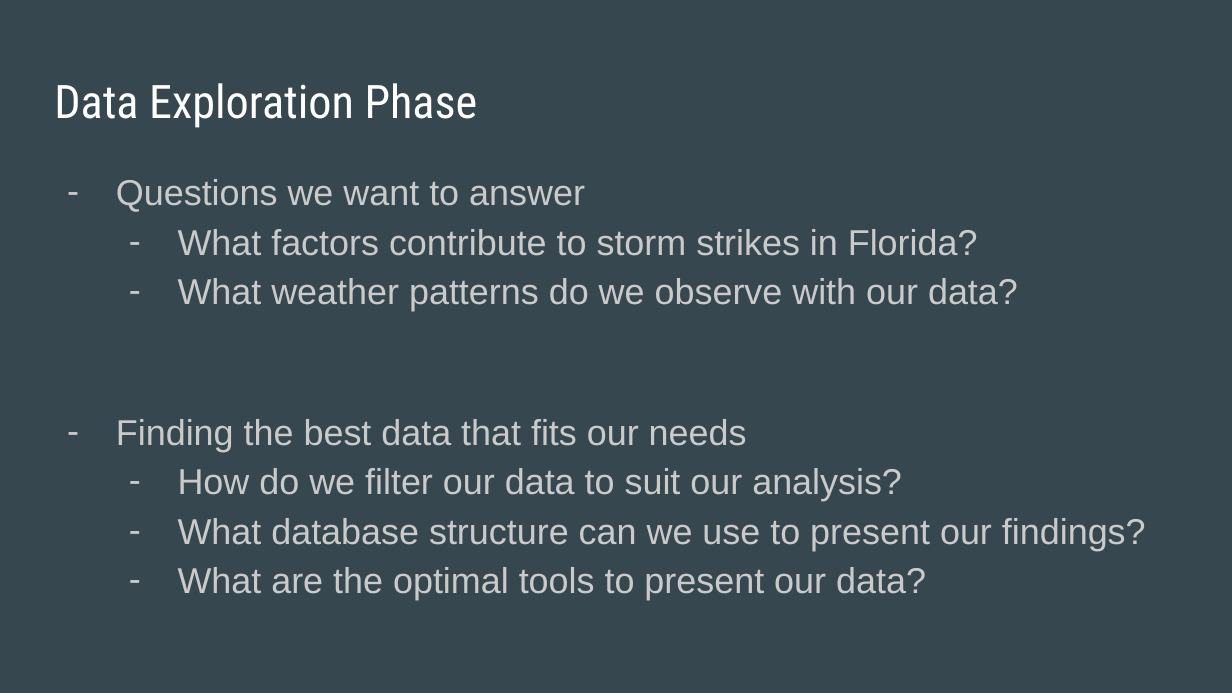
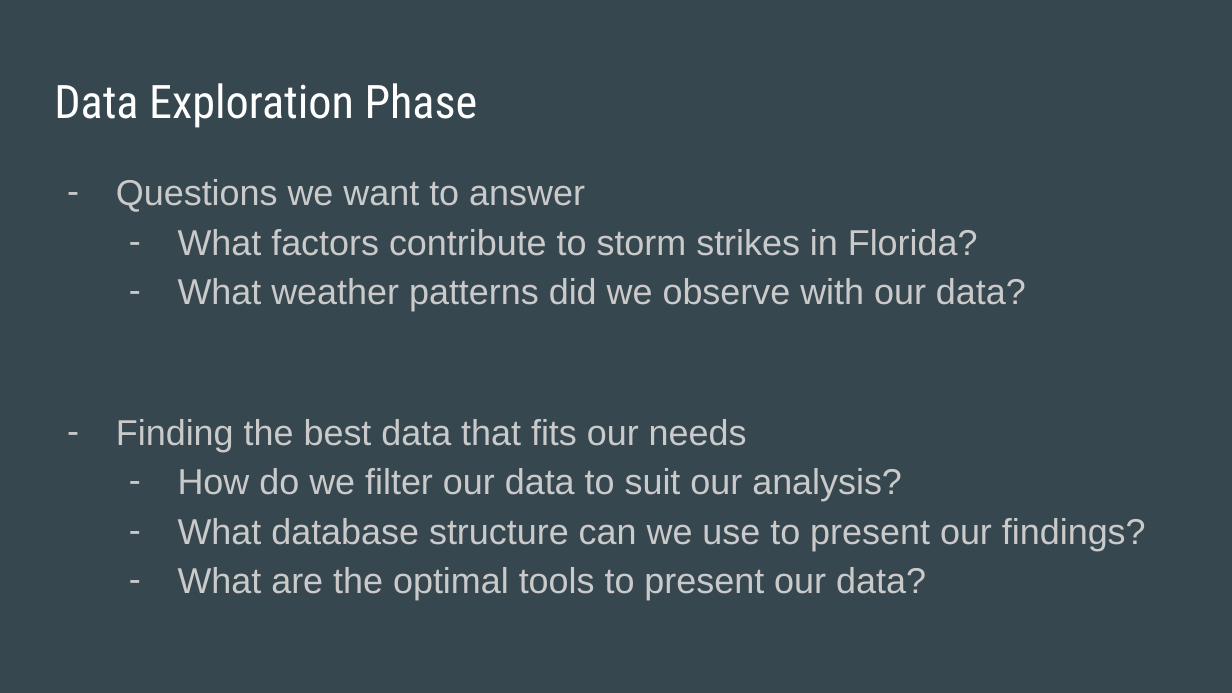
Before and after one commit to daniduce/Final-Project, a slide deck: slide 4 of Weather Patterns.pptx. Drawn at 1232x693 pixels with LibreOffice and Linux fonts; fonts in the diff are those of the drawing. Boxes give left, top, right and bottom in pixels: in the first picture for what was removed or moved away, otherwise in the second. Text is boxed around its words. In the diff, an @@ line names an element or a change of style, - is before the commit and + after.

```diff
--- a/Weather Patterns.pptx
+++ b/Weather Patterns.pptx
@@ text at [178,278,1026,311]: text changed @@
-  – What weather patterns do we observe with our data?
+  – What weather patterns did we observe with our data?
```
Also in this commit, not shown: 6 other slides changed.
